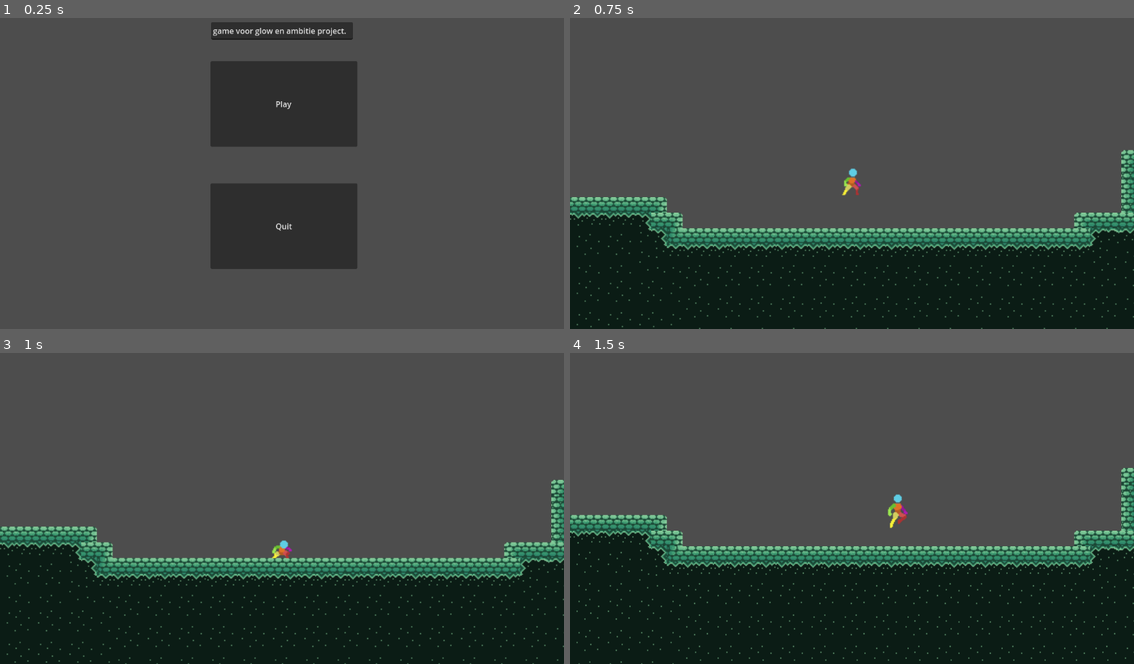
Above: before the commit, frames 1-4 (two rows, left to right).
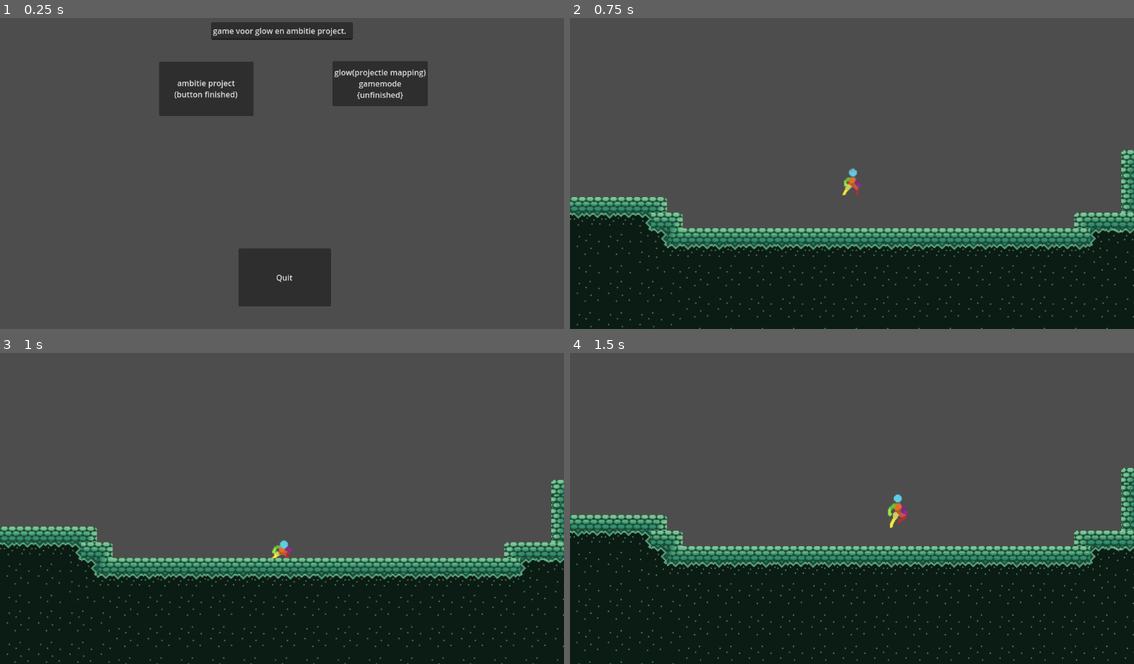
Above: after the commit, the same moments.

Repository: DeanLemans/2d-platformer-godot
Game: Godot game, scene res://Scenes/mainMenu.tscn
Two runs of this game, one before a commit and one after it. Both use one fixed random seed, a clock stepped at 60 frames per second and the inputs below.
Inputs:
- Up to frame 1 (0.25 s): no input
- Up to frame 2 (0.75 s): click "Play" (after the commit: "ambitie project (button finis…") at 0.5 s
- Up to frame 3 (1 s): no input
- Up to frame 4 (1.5 s): hold D (right) from 1.28 s (still down); tap Space (jump) at 1.35 s

The runs differ from the first frame. In frame 1, 16% of the frame differs, in the area x 28-76%, y 13-93%; in frame 2, less than 0.1%; in frame 3, nothing differs; in frame 4, nothing differs.

Commit message:
main menu and enemy update

Diff:
--- a/Character/enemy.tscn
+++ b/Character/enemy.tscn
@@ -1,9 +1,91 @@
-[gd_scene format=3 uid="uid://dr0hucxhh280k"]
+[gd_scene load_steps=14 format=3 uid="uid://dr0hucxhh280k"]
 
-[node name="Node2D" type="Node2D"]
+[ext_resource type="Texture2D" uid="uid://cltmkdupe6nqm" path="res://Asset Pack/Sprite Sheets/Enemy/Enemy Idle 48x48.png" id="1_sdmwy"]
 
-[node name="Area2D" type="Area2D" parent="."]
+[sub_resource type="AtlasTexture" id="AtlasTexture_6hek2"]
+atlas = ExtResource("1_sdmwy")
+region = Rect2(0, 0, 48, 48)
 
-[node name="AnimatedSprite2D" type="AnimatedSprite2D" parent="Area2D"]
+[sub_resource type="AtlasTexture" id="AtlasTexture_sd412"]
+atlas = ExtResource("1_sdmwy")
+region = Rect2(48, 0, 48, 48)
 
-[node name="CollisionShape2D" type="CollisionShape2D" parent="Area2D"]
+[sub_resource type="AtlasTexture" id="AtlasTexture_1invj"]
+atlas = ExtResource("1_sdmwy")
+region = Rect2(96, 0, 48, 48)
+
+[sub_resource type="AtlasTexture" id="AtlasTexture_stwlm"]
+atlas = ExtResource("1_sdmwy")
+region = Rect2(144, 0, 48, 48)
+
+[sub_resource type="AtlasTexture" id="AtlasTexture_haj6s"]
+atlas = ExtResource("1_sdmwy")
+region = Rect2(192, 0, 48, 48)
+
+[sub_resource type="AtlasTexture" id="AtlasTexture_yjyrw"]
+atlas = ExtResource("1_sdmwy")
+region = Rect2(240, 0, 48, 48)
+
+[sub_resource type="AtlasTexture" id="AtlasTexture_3m4qd"]
+atlas = ExtResource("1_sdmwy")
+region = Rect2(288, 0, 48, 48)
+
+[sub_resource type="AtlasTexture" id="AtlasTexture_syutk"]
+atlas = ExtResource("1_sdmwy")
+region = Rect2(336, 0, 48, 48)
+
+[sub_resource type="AtlasTexture" id="AtlasTexture_dtfaf"]
+atlas = ExtResource("1_sdmwy")
+region = Rect2(384, 0, 48, 48)
+
+[sub_resource type="AtlasTexture" id="AtlasTexture_bj33r"]
+atlas = ExtResource("1_sdmwy")
+region = Rect2(432, 0, 48, 48)
+
+[sub_resource type="SpriteFrames" id="SpriteFrames_g0by7"]
+animations = [{
+"frames": [{
+"duration": 1.0,
+"texture": SubResource("AtlasTexture_6hek2")
+}, {
+"duration": 1.0,
+"texture": SubResource("AtlasTexture_sd412")
+}, {
+"duration": 1.0,
+"texture": SubResource("AtlasTexture_1invj")
+}, {
+"duration": 1.0,
+"texture": SubResource("AtlasTexture_stwlm")
+}, {
+"duration": 1.0,
+"texture": SubResource("AtlasTexture_haj6s")
+}, {
+"duration": 1.0,
+"texture": SubResource("AtlasTexture_yjyrw")
+}, {
+"duration": 1.0,
+"texture": SubResource("AtlasTexture_3m4qd")
+}, {
+"duration": 1.0,
+"texture": SubResource("AtlasTexture_syutk")
+}, {
+"duration": 1.0,
+"texture": SubResource("AtlasTexture_dtfaf")
+}, {
+"duration": 1.0,
+"texture": SubResource("AtlasTexture_bj33r")
+}],
+"loop": true,
+"name": &"default",
+"speed": 5.0
+}]
+
+[sub_resource type="CapsuleShape2D" id="CapsuleShape2D_l4ik8"]
+
+[node name="Area2D" type="Area2D"]
+
+[node name="AnimatedSprite2D" type="AnimatedSprite2D" parent="."]
+sprite_frames = SubResource("SpriteFrames_g0by7")
+
+[node name="CollisionShape2D" type="CollisionShape2D" parent="."]
+shape = SubResource("CapsuleShape2D_l4ik8")
--- a/Character/player.tscn
+++ b/Character/player.tscn
@@ -1,11 +1,11 @@
 [gd_scene load_steps=45 format=3 uid="uid://dhu4ikmaqqcuc"]
 
 [ext_resource type="Script" path="res://Character/player.gd" id="1_vmu8u"]
-[ext_resource type="Texture2D" uid="uid://go13c0ceg0ir" path="res://art/Asset Packs 1-3 (final)/Asset Pack-V1/Sprite Sheets/Character Idle 48x48.png" id="1_x3mr8"]
-[ext_resource type="Texture2D" uid="uid://cu3gogxojrug3" path="res://art/Asset Packs 1-3 (final)/Asset Pack-V2/Air Spin/player air spin 48x48.png" id="3_2s2ry"]
-[ext_resource type="Texture2D" uid="uid://duqj4qqowpmyw" path="res://art/Asset Packs 1-3 (final)/Asset Pack-V1/Sprite Sheets/player jump 48x48.png" id="3_5aktd"]
-[ext_resource type="Texture2D" uid="uid://tbunsys8mub5" path="res://art/Asset Packs 1-3 (final)/Asset Pack-V1/Sprite Sheets/player land 48x48.png" id="3_m1132"]
-[ext_resource type="Texture2D" uid="uid://cvi3t4nk5iune" path="res://art/Asset Packs 1-3 (final)/Asset Pack-V3/PlayerWalk/PlayerWalk 48x48.png" id="7_nujkl"]
+[ext_resource type="Texture2D" uid="uid://go13c0ceg0ir" path="res://Asset Pack/Sprite Sheets/Character Idle 48x48.png" id="1_x3mr8"]
+[ext_resource type="Texture2D" uid="uid://cu3gogxojrug3" path="res://Asset Pack/Asset Pack-2/Air Spin/player air spin 48x48.png" id="3_2s2ry"]
+[ext_resource type="Texture2D" uid="uid://duqj4qqowpmyw" path="res://Asset Pack/Sprite Sheets/player jump 48x48.png" id="3_5aktd"]
+[ext_resource type="Texture2D" uid="uid://tbunsys8mub5" path="res://Asset Pack/Sprite Sheets/player land 48x48.png" id="3_m1132"]
+[ext_resource type="Texture2D" uid="uid://cvi3t4nk5iune" path="res://Asset Pack/Asset Pack-3/PlayerWalk/PlayerWalk 48x48.png" id="7_nujkl"]
 
 [sub_resource type="AtlasTexture" id="AtlasTexture_nqx4t"]
 atlas = ExtResource("1_x3mr8")
--- a/Scenes/mainMenu.tscn
+++ b/Scenes/mainMenu.tscn
@@ -6,18 +6,19 @@
 script = ExtResource("1_n08vo")
 
 [node name="Play" type="Button" parent="."]
-offset_left = 430.0
-offset_top = 100.0
-offset_right = 730.0
-offset_bottom = 275.0
+offset_left = 325.0
+offset_top = 101.0
+offset_right = 518.0
+offset_bottom = 212.0
 tooltip_text = "fucking play dipshit"
-text = "Play"
+text = "ambitie project
+(button finished)"
 
 [node name="Quit" type="Button" parent="."]
-offset_left = 430.0
-offset_top = 350.0
-offset_right = 730.0
-offset_bottom = 525.0
+offset_left = 487.0
+offset_top = 483.0
+offset_right = 676.0
+offset_bottom = 602.0
 tooltip_text = "fucking pussy"
 text = "Quit"
 
@@ -28,5 +29,14 @@
 offset_bottom = 56.0
 text = "game voor glow en ambitie project."
 
+[node name="Button" type="Button" parent="."]
+offset_left = 679.0
+offset_top = 100.0
+offset_right = 854.0
+offset_bottom = 192.0
+text = "glow(projectie mapping)
+gamemode
+{unfinished}"
+
 [connection signal="pressed" from="Play" to="." method="_on_play_pressed"]
 [connection signal="pressed" from="Quit" to="." method="_on_quit_pressed"]
--- a/Scenes/test_level.tscn
+++ b/Scenes/test_level.tscn
@@ -1,6 +1,6 @@
 [gd_scene load_steps=5 format=3 uid="uid://yvnkdr42radi"]
 
-[ext_resource type="Texture2D" uid="uid://cexex4yie7obb" path="res://art/Asset Packs 1-3 (final)/Asset Pack-V1/Tilemap/Basic Tilemap.png" id="1_njwjh"]
+[ext_resource type="Texture2D" uid="uid://cexex4yie7obb" path="res://Asset Pack/Tilemap/Basic Tilemap.png" id="1_njwjh"]
 [ext_resource type="PackedScene" uid="uid://dhu4ikmaqqcuc" path="res://Character/player.tscn" id="2_jffi6"]
 
 [sub_resource type="TileSetAtlasSource" id="TileSetAtlasSource_jxsn7"]
Binary file removed: Asset Pack/Sprite Sheets/Character Idle 48x48.png
Renamed: Asset Pack/Sprite Sheets/Character Idle 48x48.png.import -> Asset Pack/Sprite Sheets/Enemy/Character Idle 48x48.png.import
Binary file added: Asset Pack/Sprite Sheets/Enemy/Enemy Idle 48x48.png
Not shown, added: Asset Pack/Sprite Sheets/Enemy/Enemy Idle 48x48.png.import
Renamed: Asset Pack/Sprite Sheets/Wall Slide 48x48.png -> Asset Pack/Sprite Sheets/Enemy/Wall Slide 48x48.png
Not shown, added: Asset Pack/Sprite Sheets/Enemy/Wall Slide 48x48.png.import
Renamed: Asset Pack/Sprite Sheets/player jump 48x48.png -> Asset Pack/Sprite Sheets/Enemy/player jump 48x48.png
Not shown, changed: Asset Pack/Sprite Sheets/Enemy/player jump 48x48.png.import
Renamed: Asset Pack/Sprite Sheets/player land 48x48.png -> Asset Pack/Sprite Sheets/Enemy/player land 48x48.png
Not shown, added: Asset Pack/Sprite Sheets/Enemy/player land 48x48.png.import
Renamed: Asset Pack/Sprite Sheets/run cycle 48x48.png -> Asset Pack/Sprite Sheets/Enemy/run cycle 48x48.png
Not shown, added: Asset Pack/Sprite Sheets/Enemy/run cycle 48x48.png.import
(and 14 more such lines)
